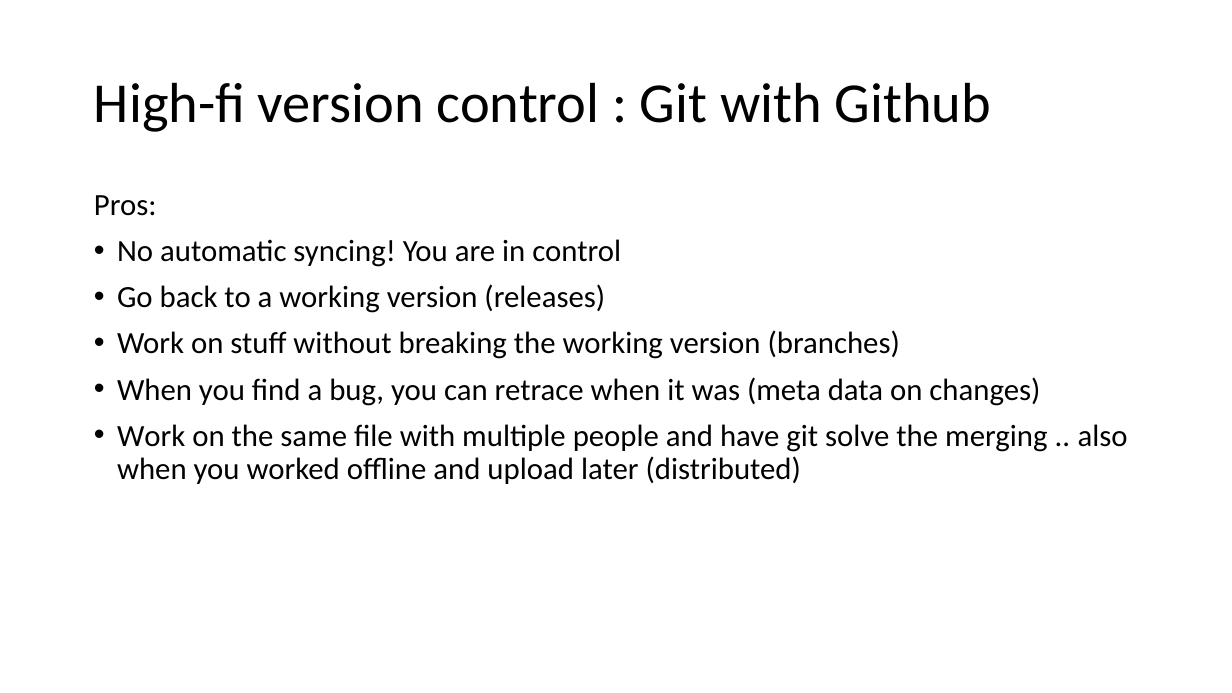
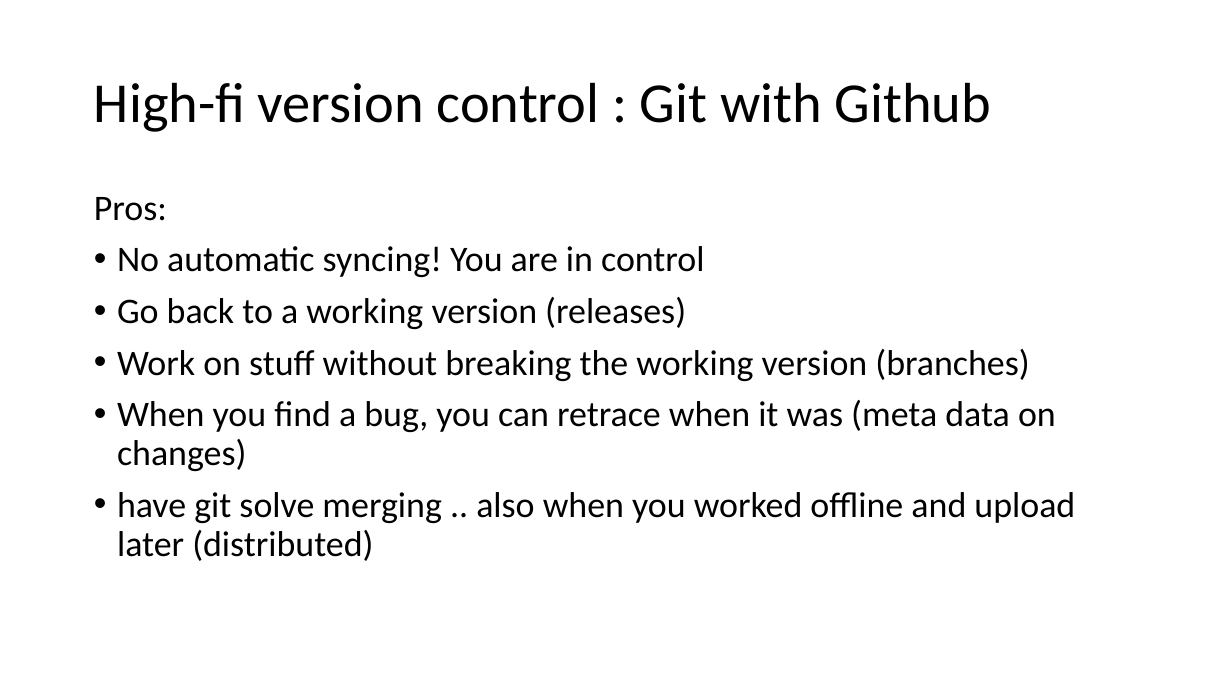
Before and after one commit to VHP4Safety/github_intro_training, a slide deck: slide 22 of powerpoints/github_part1.pptx (slide 19 before the commit). Drawn at 1232x693 pixels with LibreOffice and Linux fonts; fonts in the diff are those of the drawing. Boxes give left, top, right and bottom in pixels: in the first picture for what was removed or moved away, otherwise in the second. Text is boxed around its words. In the diff, an @@ line names an element or a change of style, - is before the commit and + after.

```diff
--- a/powerpoints/github_part1.pptx
+++ b/powerpoints/github_part1.pptx
@@ text at (94, 197, 1056, 471): size 24 to 28 pt in "Pros:", "No automatic syncing! You are in control", "Go back to a working version (releases)", "Work on stuff without breaking the working ..." and 1 more places @@
@@ text at (117, 492, 1075, 561): text changed; size 24 to 28 pt @@
-• Work on the same file with multiple people and have git solve the merging .. also when you worked offline and upload later (distributed)
+• have git solve merging .. also when you worked offline and upload later (distributed)
```
Also in this commit, not shown: 11 other slides changed, 7 slides added, 1 other file.
